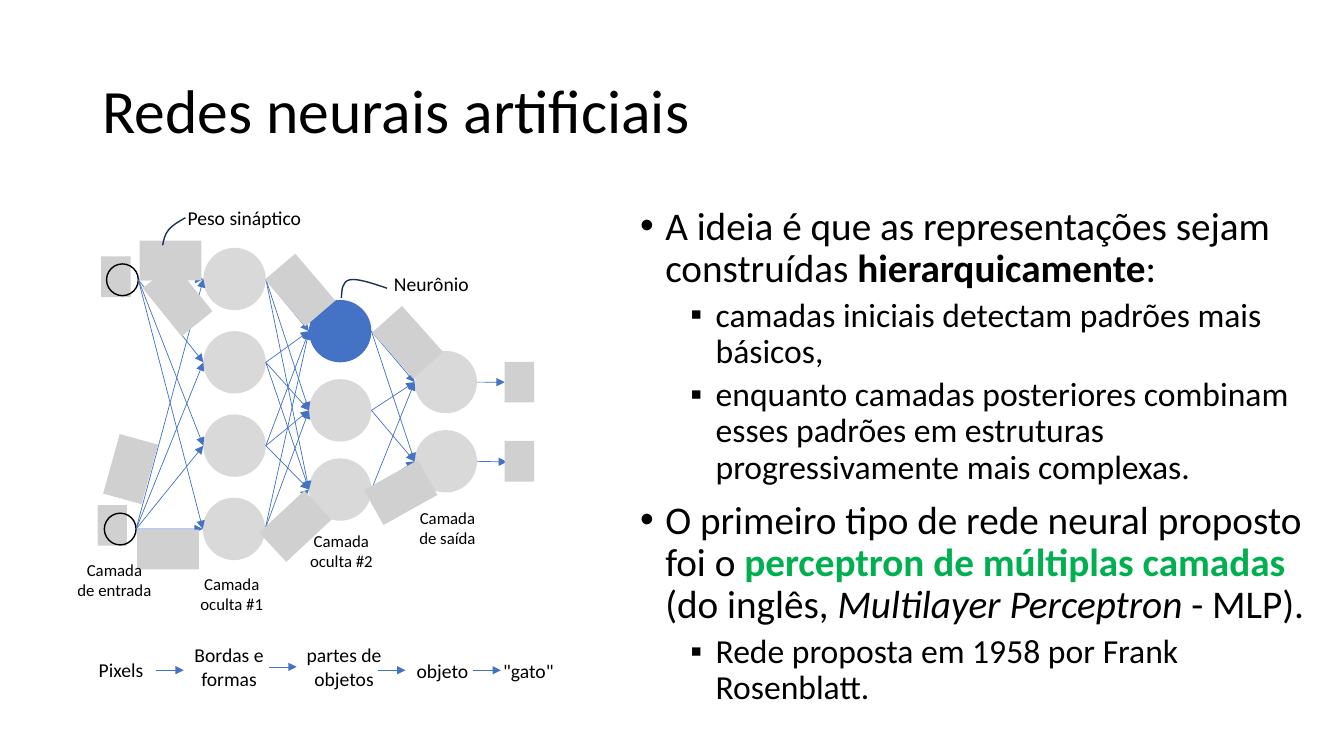
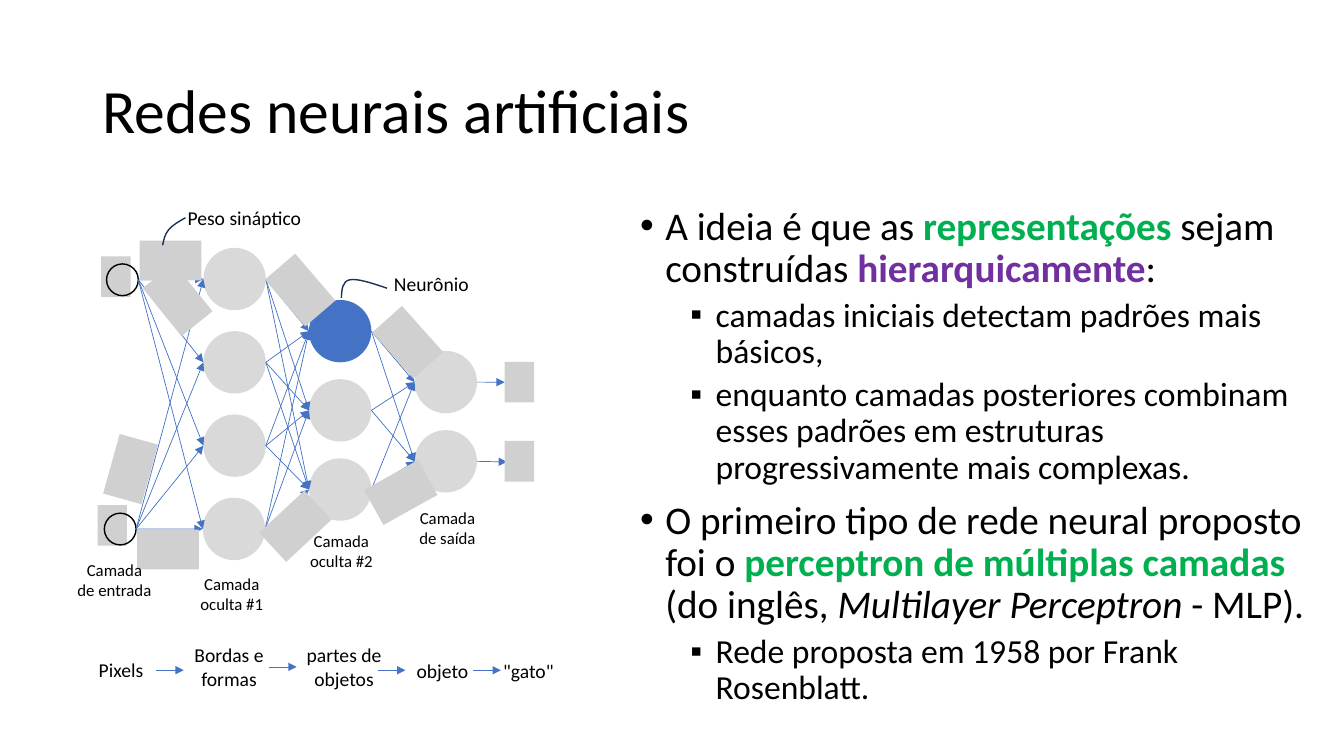
Before and after one commit to zz4fap/c24_inteligencia_artificial, a slide deck: slide 23 of slides/C24_MLP.pptx. Drawn at 1344x756 pixels with LibreOffice and Linux fonts; fonts in the diff are those of the drawing; grey boxes stand for pictures. Boxes give left, top, right and bottom in pixels: in the first picture for what was removed or moved away, otherwise in the second. Text is boxed around its words. In the diff, an @@ line names an element or a change of style, - is before the commit and + after.

```diff
--- a/slides/C24_MLP.pptx
+++ b/slides/C24_MLP.pptx
@@ text at (665, 212, 1274, 288): text colour #000000 to #00B050, bold on in "representações"; text colour #000000 to #7030A0 in "hierarquicamente:" @@
```
Also in this commit, not shown: 15 other slides changed, 1 other file.
